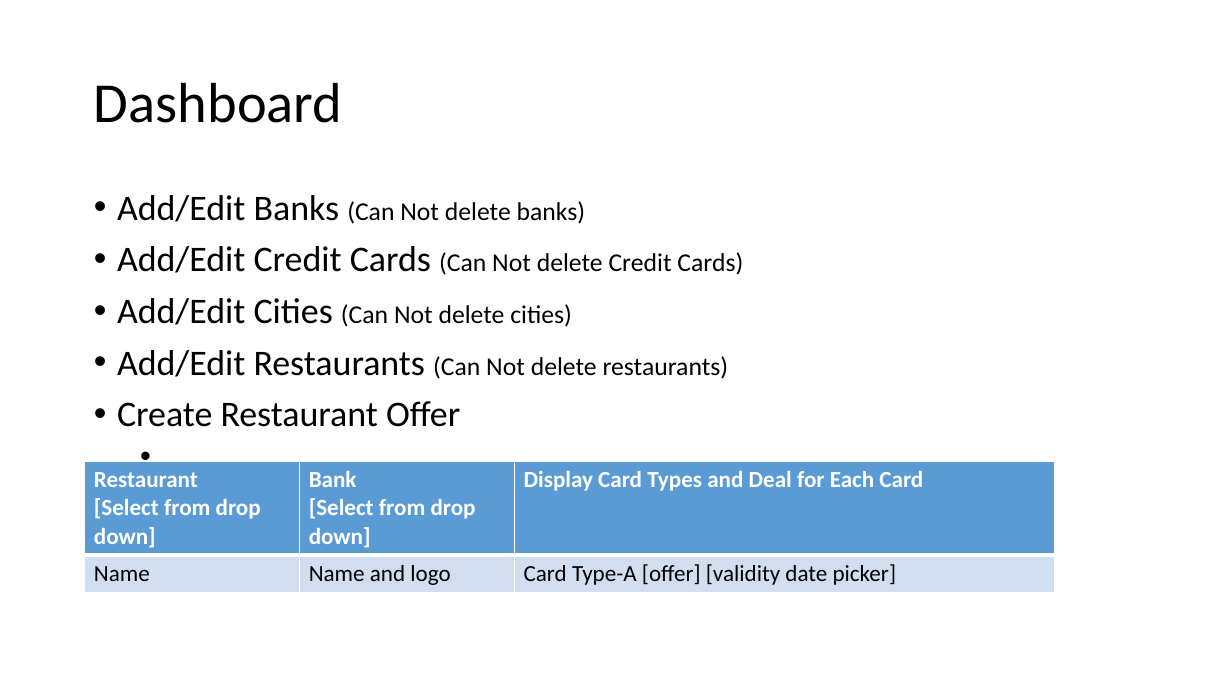
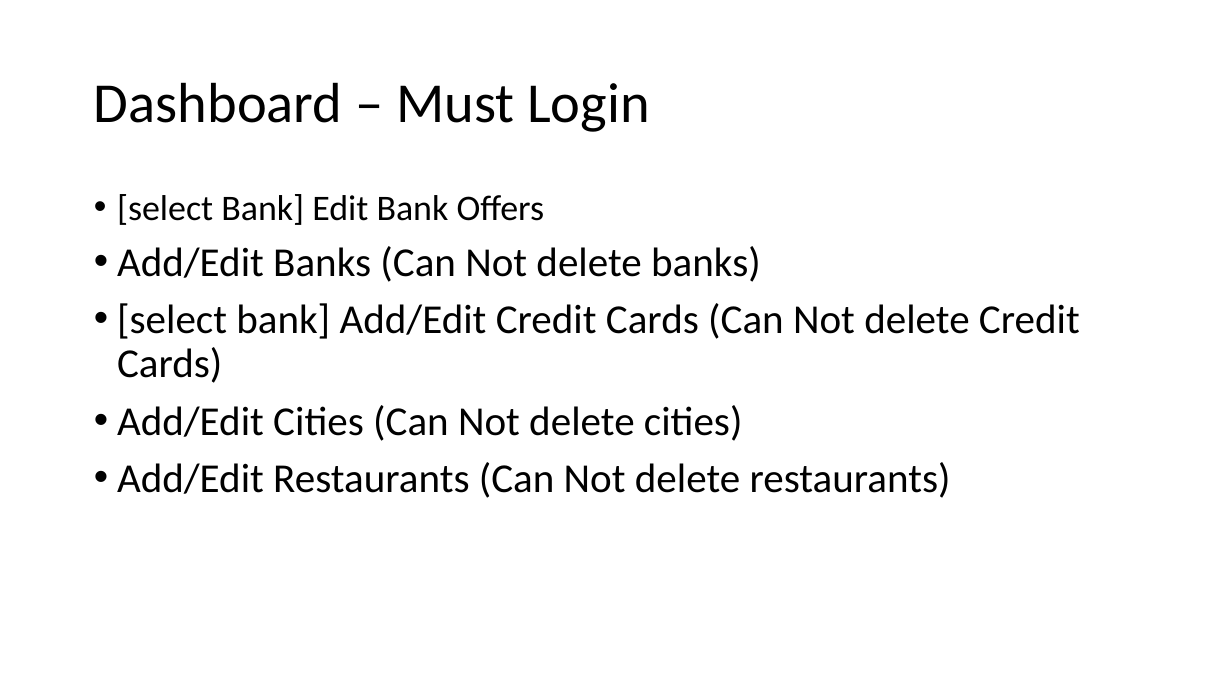
Before and after one commit to mohammed52/something.pk, a slide deck: slide 3 of app-design/design.pptx. Drawn at 1232x693 pixels with LibreOffice and Linux fonts; fonts in the diff are those of the drawing. Boxes give left, top, right and bottom in pixels: in the first picture for what was removed or moved away, otherwise in the second. Text is boxed around its words. In the diff, an @@ line names an element or a change of style, - is before the commit and + after.

```diff
--- a/app-design/design.pptx
+++ b/app-design/design.pptx
@@ title at box(94, 82, 650, 132): text changed @@
-Dashboard
+Dashboard – Must Login
@@ text at box(117, 194, 545, 225): paragraph added @@
+• [select Bank] Edit Bank Offers
@@ text at box(117, 246, 951, 498): size 28 to 32 pt in "Add/Edit Banks", "Add/Edit Cities", "Add/Edit Restaurants"; size 20 to 32 pt in "(Can Not delete banks)", "(Can Not delete cities)", "(Can Not delete restaurants)" @@
@@ text at box(117, 303, 1080, 383): text changed; size 20 to 32 pt @@
-• Add/Edit Credit Cards (Can Not delete Credit Cards)
+• [select bank] Add/Edit Credit Cards (Can Not delete Credit Cards)
@@ text at box(117, 401, 460, 427): paragraph removed @@
-• Create Restaurant Offer
@@ table removed at box(85, 461, 1056, 592), 2 rows, 3 columns @@
-Restaurant / [Select from drop down] | Bank / [Select from drop down] | Display Card Types and Deal for Each Card
-Name | Name and logo | Card Type-A [offer] [validity date picker]
```
Also in this commit, not shown: 1 other slide changed, 2 slides added, 3 other files.
